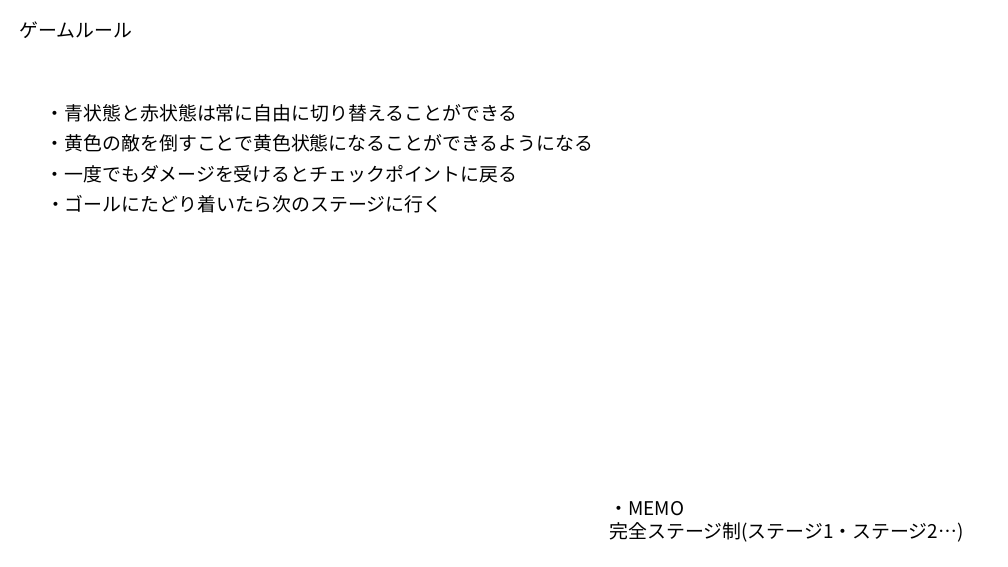
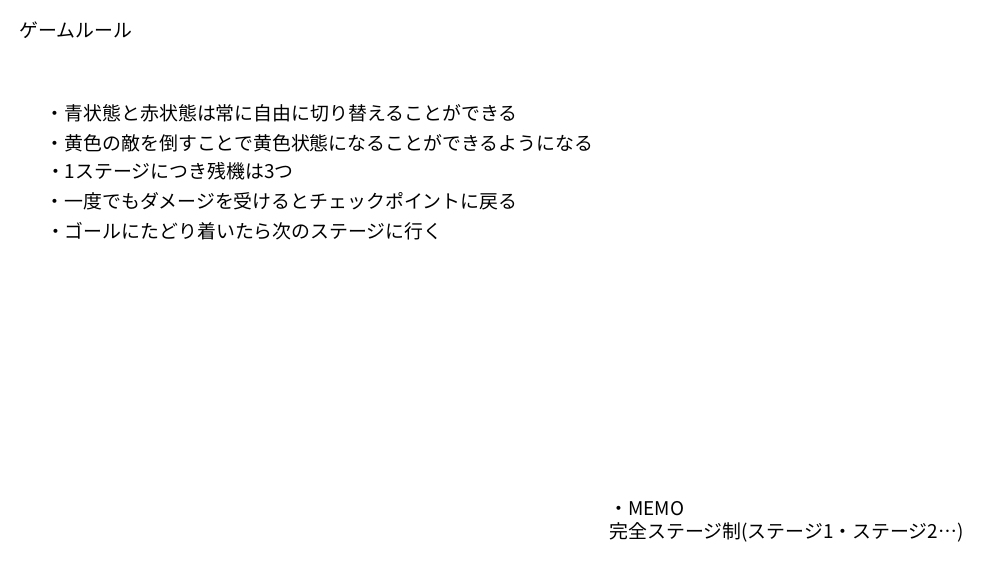
Before and after one commit to Akiyoshi-2/GameProbuctionPractice1, a slide deck: slide 1 of 仕様書/ゲームルール.pptx. Drawn at 1008x567 pixels with LibreOffice and Linux fonts; fonts in the diff are those of the drawing. Boxes give left, top, right and bottom in pixels: in the first picture for what was removed or moved away, otherwise in the second. Text is boxed around its words. In the diff, an @@ line names an element or a change of style, - is before the commit and + after.

Commit message:
内容変更

```diff
--- a/仕様書/ゲームルール.pptx
+++ b/仕様書/ゲームルール.pptx
@@ text added at (46,162,293,180), 18 pt, text #000000 @@
+・1ステージにつき残機は3つ
@@ text "・一度でもダメージを受けるとチェックポイントに戻る": place and size @@
-text "・一度でもダメージを受けるとチェックポイントに戻る" at (46,165,518,183)
+text "・一度でもダメージを受けるとチェックポイントに戻る" at (46,192,518,210)
@@ text "・ゴールにたどり着いたら次のステージに行く": place and size @@
-text "・ゴールにたどり着いたら次のステージに行く" at (46,195,443,213)
+text "・ゴールにたどり着いたら次のステージに行く" at (46,222,443,240)
```
